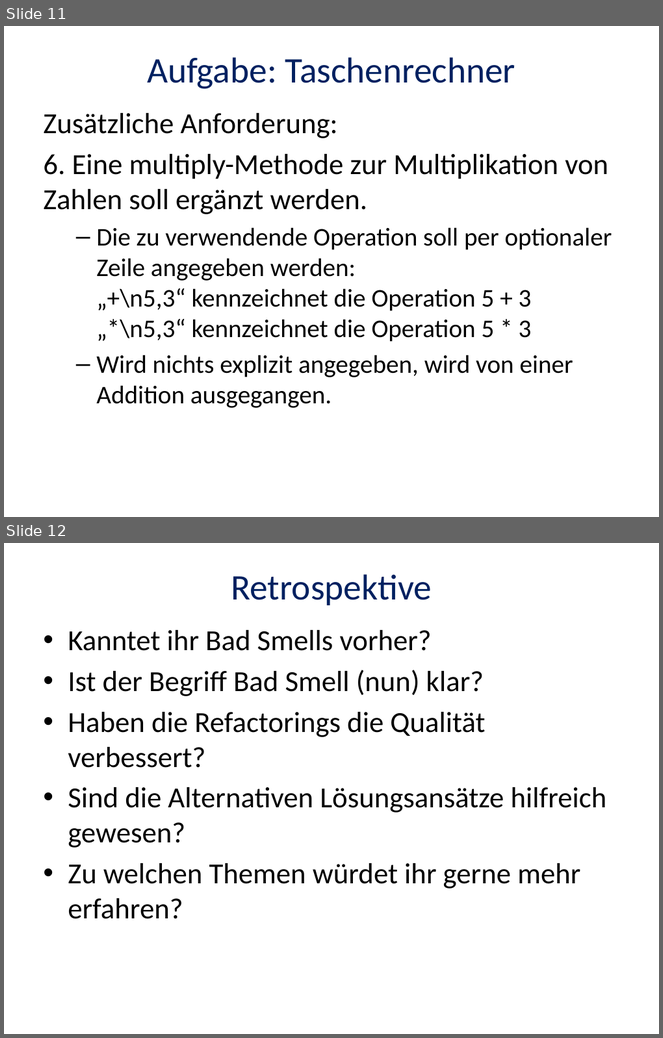
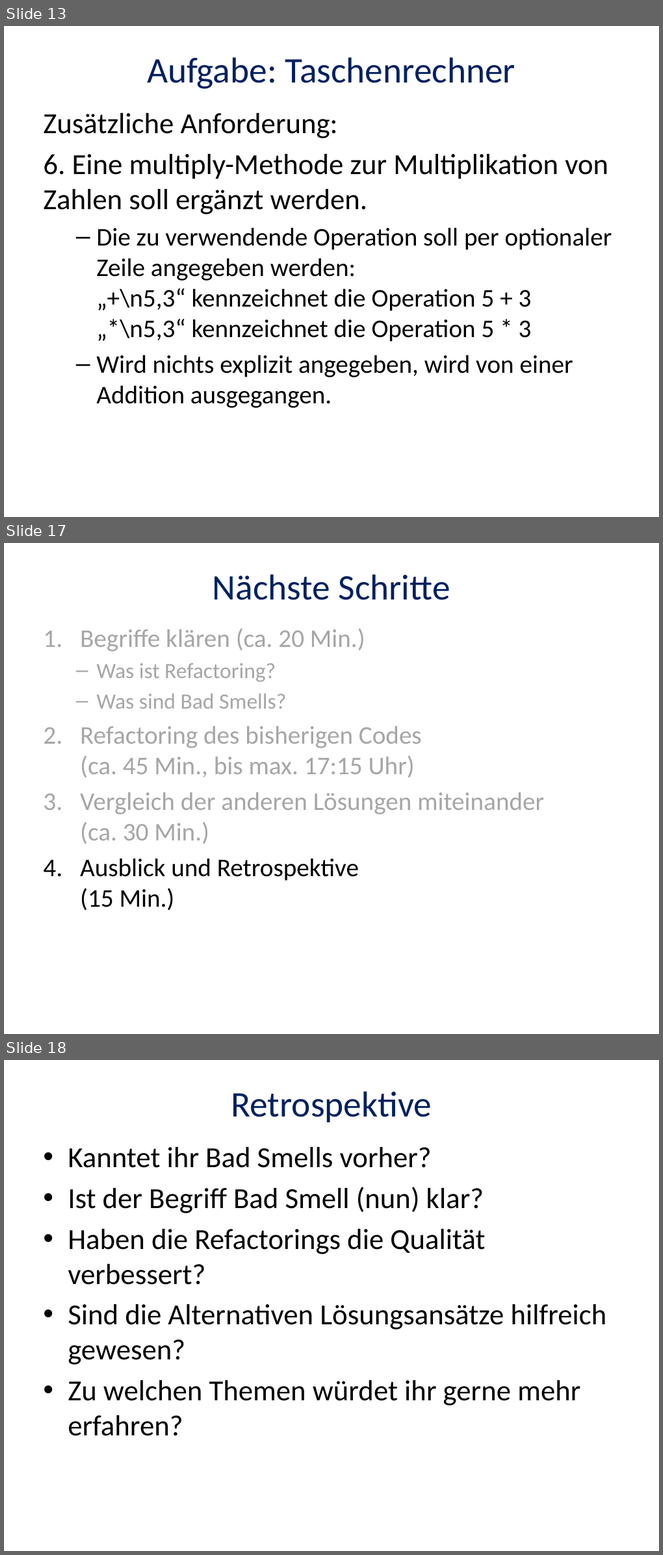
Before and after one commit to trav010/CodingDojoDPA, a slide deck: StringCalculator/doc/Coding-Dojo-2015-02-18.pptx. Shown one above the other, each under a label of ours: slides 11 and 12 before the commit, slides 13, 17 and 18 after it; the slides between them are not shown. The pictures are 663x1038 and 663x1555 pixels, drawn with LibreOffice and Linux fonts; fonts in the diff are those of the drawing. Boxes give left, top, right and bottom in pixels: in the first picture for what was removed or moved away, otherwise in the second. Text is boxed around its words. In the diff, an @@ line names an element or a change of style, - is before the commit and + after.

```diff
--- a/StringCalculator/doc/Coding-Dojo-2015-02-18.pptx
+++ b/StringCalculator/doc/Coding-Dojo-2015-02-18.pptx
@@ slide 17 added at [4,543,659,1034], background #FFFFFF @@
@@ title added at [213,574,451,600], 39.6 pt, text #002060 @@
+Nächste Schritte
@@ text added at [80,628,544,910], 28 pt, text #A6A6A6 @@
+1. Begriffe klären (ca. 20 Min.)
+  – Was ist Refactoring?
+  – Was sind Bad Smells?
+2. Refactoring des bisherigen Codes
+   (ca. 45 Min., bis max. 17:15 Uhr)
+3. Vergleich der anderen Lösungen miteinander
+   (ca. 30 Min.)
+4. Ausblick und Retrospektive
+   (15 Min.)
@@ what was slide 11 is now slide 13 @@
@@ what was slide 12 is now slide 18 @@
```
Also in this commit, not shown: 3 slides changed, 7 other slides added, 2 slides removed.
